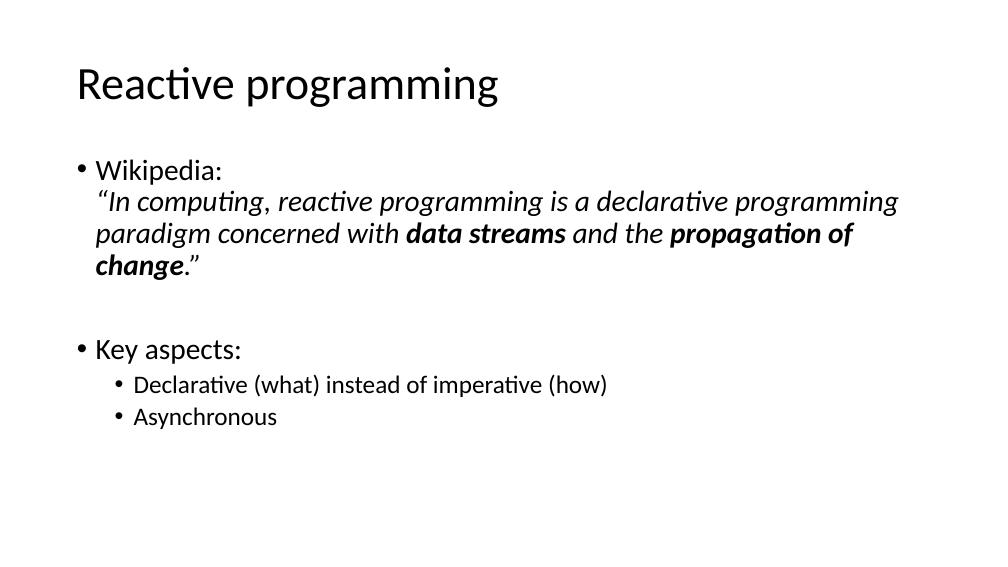
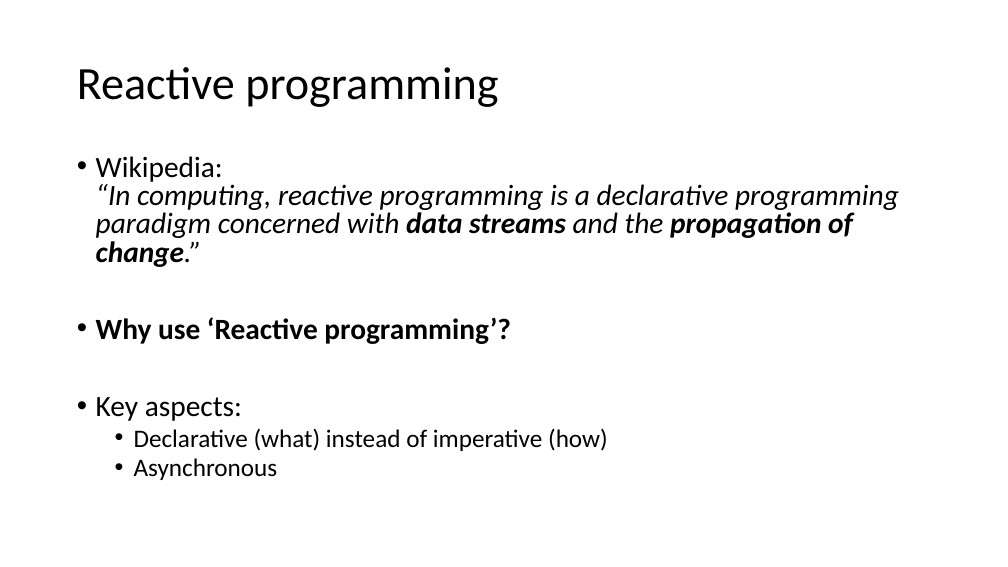
Before and after one commit to bertleemput/reactive-demo, a slide deck: slide 4 of Reactive Programming.pptx. Drawn at 1008x567 pixels with LibreOffice and Linux fonts; fonts in the diff are those of the drawing. Boxes give left, top, right and bottom in pixels: in the first picture for what was removed or moved away, otherwise in the second. Text is boxed around its words. In the diff, an @@ line names an element or a change of style, - is before the commit and + after.

```diff
--- a/Reactive Programming.pptx
+++ b/Reactive Programming.pptx
@@ text at <box>96,156,899,480</box>: line spacing 0.9 to 0.8 @@
@@ text at <box>96,317,511,344</box>: paragraph added @@
+• Why use ‘Reactive programming’?
```
Also in this commit, not shown: 2 other slides changed, 7 other files.
